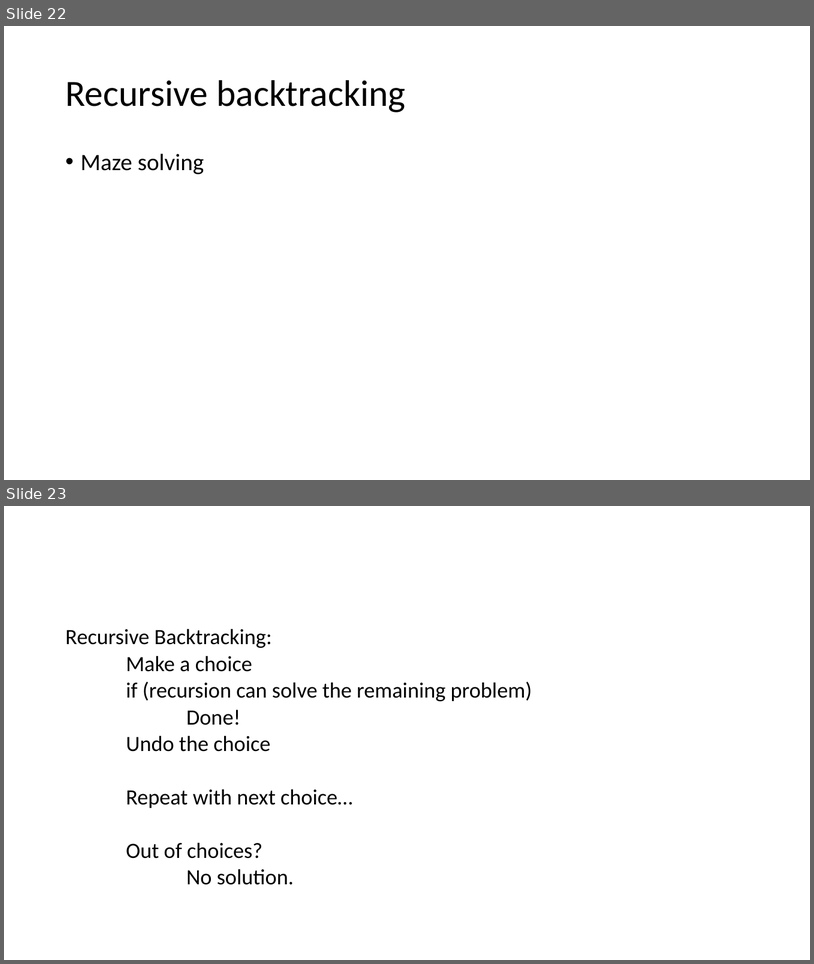
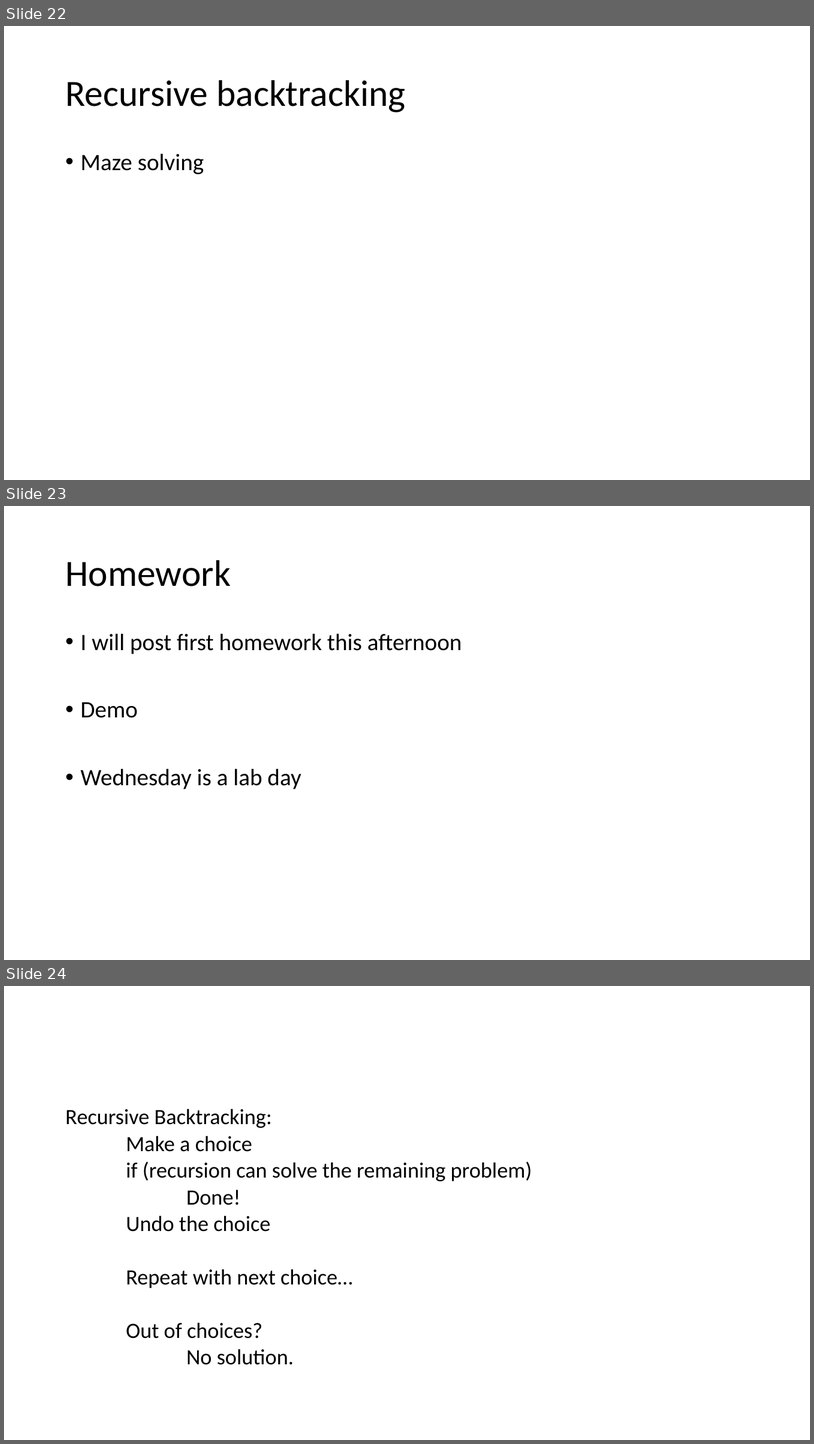
Before and after one commit to skalakm/232, a slide deck: notes.pptx. Shown one above the other, each under a label of ours: slides 22 and 23 before the commit, slides 22, 23 and 24 after it. The pictures are 814x964 and 814x1444 pixels, drawn with LibreOffice and Linux fonts; fonts in the diff are those of the drawing. Boxes give left, top, right and bottom in pixels: in the first picture for what was removed or moved away, otherwise in the second. Text is boxed around its words. In the diff, an @@ line names an element or a change of style, - is before the commit and + after.

```diff
--- a/notes.pptx
+++ b/notes.pptx
@@ slide 23 added at (x1=4, y1=506, x2=810, y2=960), background #FFFFFF @@
@@ title added at (x1=65, y1=560, x2=231, y2=586), 44 pt, text #000000 @@
+Homework
@@ text added at (x1=81, y1=633, x2=462, y2=789), 28 pt, text #000000 @@
+• I will post first homework this afternoon
+• Demo
+• Wednesday is a lab day
@@ what was slide 23 is now slide 24 @@
```
